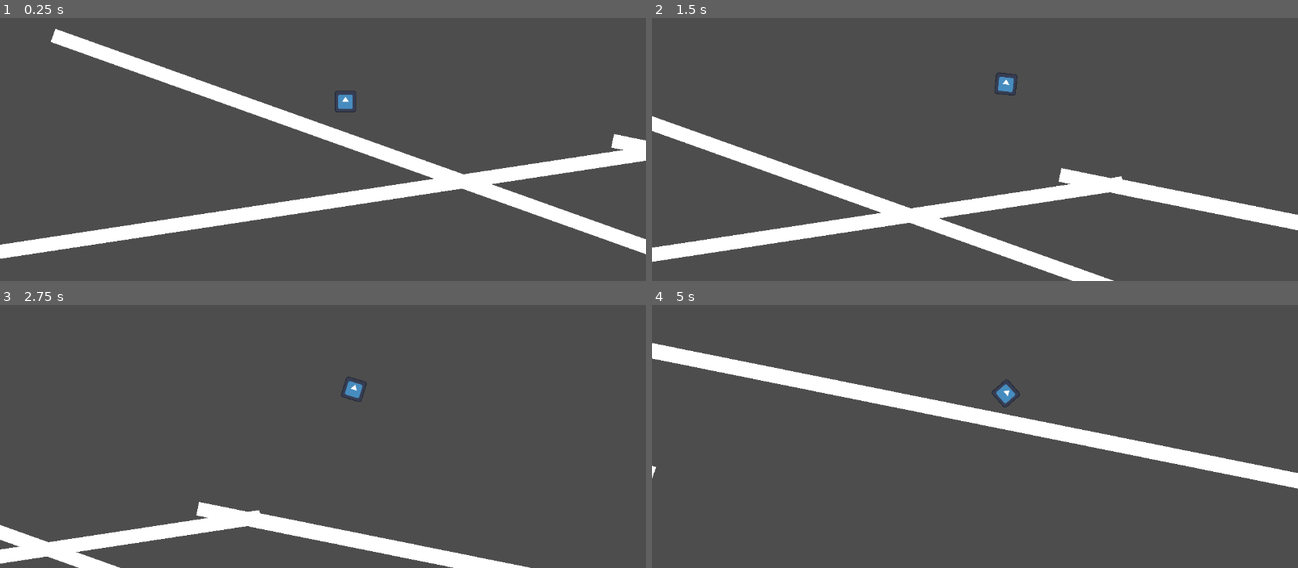
Above: before the commit, frames 1-4 (two rows, left to right).
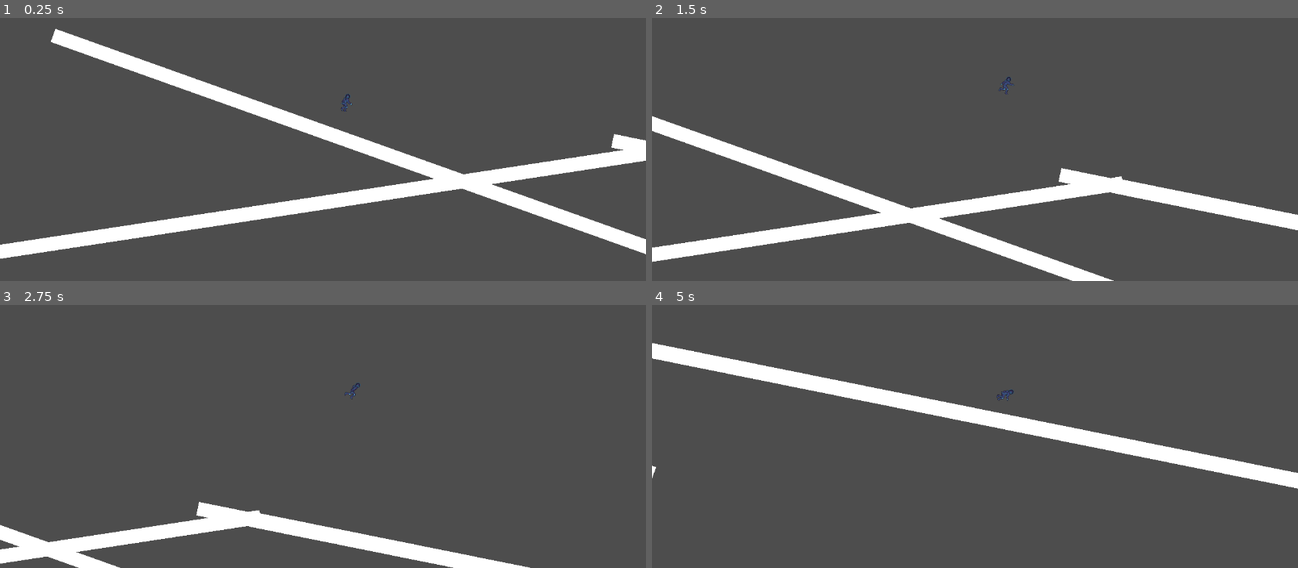
Above: after the commit, the same moments.

Repository: poplar00/Flip-Flop
Game: Godot game, scene res://Main.tscn
Two runs of this game, one before a commit and one after it. Both use one fixed random seed, a clock stepped at 60 frames per second and the inputs below. The engine's default icon, where the game draws it, is replaced by a stand-in: a white triangle on a blue panel in a dark square.
Inputs:
- Up to frame 1 (0.25 s): no input
- Up to frame 2 (1.5 s): tap Space (JUMP) at 0.77 s
- Up to frame 3 (2.75 s): tap Space (JUMP) at 1.52 s
- Up to frame 4 (5 s): tap Space (JUMP) at 3.02, 3.77, 4.52 s

The runs differ from the first frame. In frame 1, 0.2% of the frame differs, in the area x 51-56%, y 27-36%; in frame 2, 0.2%; in frame 3, 0.2%; in frame 4, 0.3%, in the area x 0-100%, y 16-69%.

Commit message:
feat: added running animation

Diff:
--- a/Scenes/character_body_2d.tscn
+++ b/Scenes/character_body_2d.tscn
@@ -1,22 +1,90 @@
-[gd_scene load_steps=8 format=3 uid="uid://scf0equtegte"]
+[gd_scene load_steps=17 format=3 uid="uid://scf0equtegte"]
 
 [ext_resource type="Script" uid="uid://dcfap2i1t8nai" path="res://Scripts/Player_Controller.gd" id="1_88kja"]
-[ext_resource type="Texture2D" uid="uid://dvsu6c2i6ky3l" path="res://icon.svg" id="2_it8n0"]
+[ext_resource type="Texture2D" uid="uid://evdofcd6tg76" path="res://asset/Purple Main.png" id="2_t38ji"]
 [ext_resource type="Script" uid="uid://c8ndc5a3u068h" path="res://Scenes/player_fsm.gd" id="3_it8n0"]
 [ext_resource type="Script" uid="uid://drh0igj77e56j" path="res://Scripts/move.gd" id="4_gbyq6"]
 [ext_resource type="Script" uid="uid://dlkvk8h3lh458" path="res://Scripts/jump.gd" id="5_pbq55"]
 [ext_resource type="Script" uid="uid://bjjb217xlf5hl" path="res://Scripts/airborne.gd" id="6_t38ji"]
+
+[sub_resource type="AtlasTexture" id="AtlasTexture_pbj7x"]
+atlas = ExtResource("2_t38ji")
+region = Rect2(0, 0, 64, 64)
+
+[sub_resource type="AtlasTexture" id="AtlasTexture_fxof2"]
+atlas = ExtResource("2_t38ji")
+region = Rect2(64, 0, 64, 64)
+
+[sub_resource type="AtlasTexture" id="AtlasTexture_601d1"]
+atlas = ExtResource("2_t38ji")
+region = Rect2(128, 0, 64, 64)
+
+[sub_resource type="AtlasTexture" id="AtlasTexture_6d06k"]
+atlas = ExtResource("2_t38ji")
+region = Rect2(192, 0, 64, 64)
+
+[sub_resource type="AtlasTexture" id="AtlasTexture_p20bj"]
+atlas = ExtResource("2_t38ji")
+region = Rect2(256, 0, 64, 64)
+
+[sub_resource type="AtlasTexture" id="AtlasTexture_ancw4"]
+atlas = ExtResource("2_t38ji")
+region = Rect2(320, 0, 64, 64)
+
+[sub_resource type="AtlasTexture" id="AtlasTexture_8ldn0"]
+atlas = ExtResource("2_t38ji")
+region = Rect2(384, 0, 64, 64)
+
+[sub_resource type="AtlasTexture" id="AtlasTexture_o8di4"]
+atlas = ExtResource("2_t38ji")
+region = Rect2(448, 0, 64, 64)
+
+[sub_resource type="SpriteFrames" id="SpriteFrames_3d168"]
+animations = [{
+"frames": [{
+"duration": 1.0,
+"texture": SubResource("AtlasTexture_pbj7x")
+}, {
+"duration": 1.0,
+"texture": SubResource("AtlasTexture_fxof2")
+}, {
+"duration": 1.0,
+"texture": SubResource("AtlasTexture_601d1")
+}, {
+"duration": 1.0,
+"texture": SubResource("AtlasTexture_6d06k")
+}, {
+"duration": 1.0,
+"texture": SubResource("AtlasTexture_p20bj")
+}, {
+"duration": 1.0,
+"texture": SubResource("AtlasTexture_ancw4")
+}, {
+"duration": 1.0,
+"texture": SubResource("AtlasTexture_8ldn0")
+}, {
+"duration": 1.0,
+"texture": SubResource("AtlasTexture_o8di4")
+}],
+"loop": true,
+"name": &"running",
+"speed": 10.0
+}]
 
 [sub_resource type="RectangleShape2D" id="RectangleShape2D_gbyq6"]
 
 [node name="Player" type="CharacterBody2D"]
 script = ExtResource("1_88kja")
 
-[node name="Sprite2D" type="Sprite2D" parent="."]
-texture = ExtResource("2_it8n0")
+[node name="Anim2D" type="AnimatedSprite2D" parent="."]
+scale = Vector2(1.895, 1.895)
+sprite_frames = SubResource("SpriteFrames_3d168")
+animation = &"running"
+autoplay = "running"
 
 [node name="CollisionShape2D" type="CollisionShape2D" parent="."]
-scale = Vector2(6, 6)
+position = Vector2(0, 9.57)
+scale = Vector2(6, 5)
 shape = SubResource("RectangleShape2D_gbyq6")
 
 [node name="FiniteStateMachine" type="Node" parent="." node_paths=PackedStringArray("initial_state")]
--- a/project.godot
+++ b/project.godot
@@ -19,6 +19,14 @@
 
 project/assembly_name="India"
 
+[file_customization]
+
+folder_colors={
+"res://Scenes/": "green",
+"res://Scripts/": "red",
+"res://asset/": "yellow"
+}
+
 [input]
 
 JUMP={
Binary file added: asset/Purple Main.png
Not shown, added: asset/Purple Main.png.import
